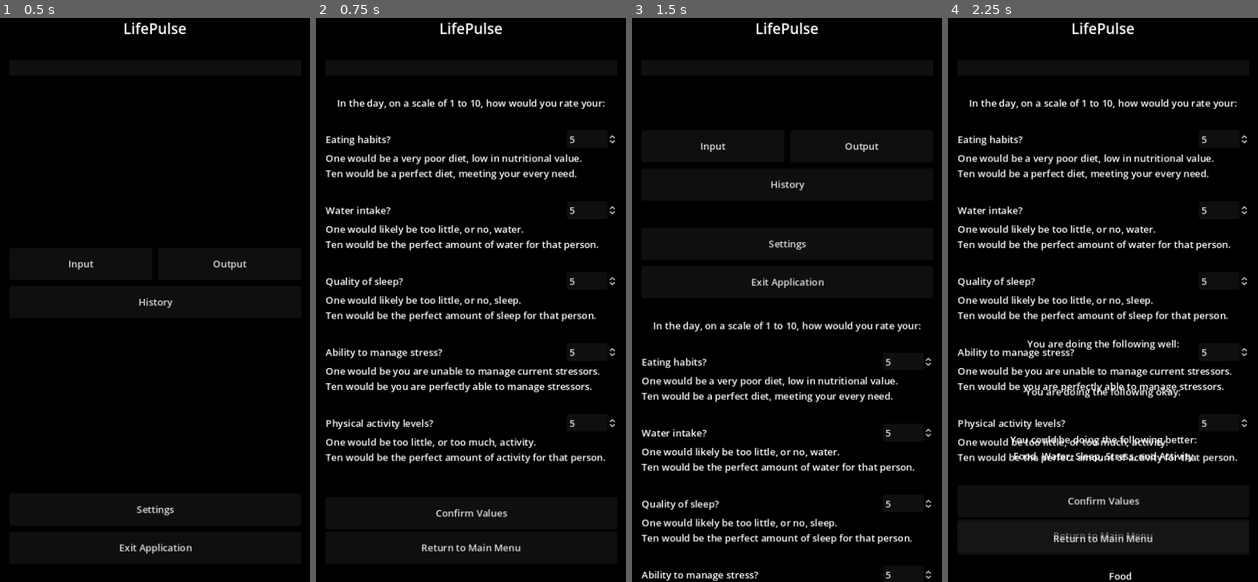
Above: before the commit, frames 1-4 (left to right).
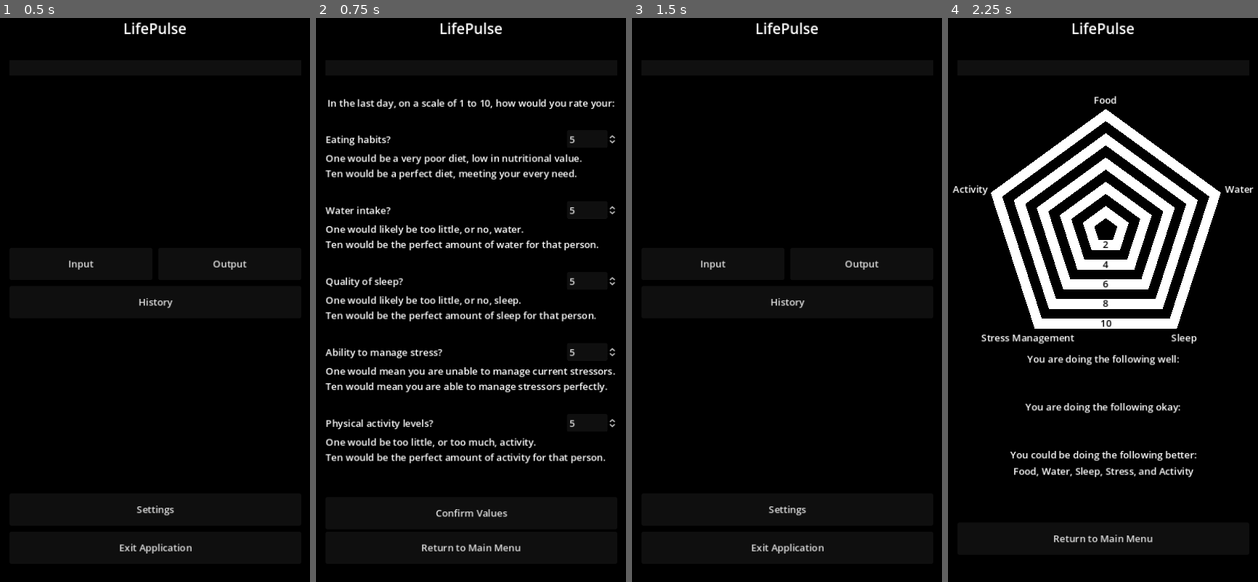
Above: after the commit, the same moments.

Repository: Thorqs/VitaPulsi
Game: Godot game, scene res://control.tscn
Two runs of this game, one before a commit and one after it. Both use one fixed random seed, a clock stepped at 60 frames per second and the inputs below.
Inputs:
- Up to frame 1 (0.5 s): no input
- Up to frame 2 (0.75 s): click "Input" at 0.5 s
- Up to frame 3 (1.5 s): click "Return to Main Menu" at 1.25 s
- Up to frame 4 (2.25 s): click "Output" at 2 s

Frame 1 is identical in both runs. In frame 2, 2.0% of the frame differs, in the area x 3-97%, y 14-67%; in frame 3, 6.3%; in frame 4, 21%, in the area x 1-99%, y 13-100%.

Commit message:
Rewire the buttons
All the buttons work!

Diff:
--- a/History.gd
+++ b/History.gd
@@ -20,7 +20,6 @@
 #func _process(delta):
 #	pass
 
-
-func _on_main_menu_button_pressed():
+func _on_history_return_to_main_pressed():
 	mainMenu.visible = true
 	self.visible = false
--- a/Input.gd
+++ b/Input.gd
@@ -12,11 +12,15 @@
 func _ready():
 	userData = get_node("../History").userData
 
+func _on_return_to_main_button():
+	self.visible = false
+	$"../Main".visible = true
+
 func _on_input_confirm_button_pressed():
-	get_node("Input_Button/Input_Confirm").visible=true
+	get_node("Input Button/Input_Confirm").visible=true
 
 func _on_input_cancel_button_pressed():
-	get_node("Input_Button/Input_Confirm").visible=false
+	get_node("Input Button/Input_Confirm").visible=false
 
 func _on_confirm_input_button_pressed():
 	Food = get_node("HBox_Food/Food_Val").value
@@ -27,4 +31,4 @@
 
 	userData.save_data([Food, Water, Sleep, Stress, Activity])
 
-	get_node("Input_Button/Input_Confirm").visible=false
+	get_node("Input Button/Input_Confirm").visible=false
--- a/Settings.gd
+++ b/Settings.gd
@@ -25,7 +25,6 @@
 	#userData.save_data() # not sure why this is here
 	get_node("Clear_Button/Clear_Confirm").visible=false
 
-
 func _on_return_to_main_button_pressed():
 	mainMenu.visible = true
 	self.visible = false
--- a/control.tscn
+++ b/control.tscn
@@ -60,7 +60,7 @@
 text = "LifePulse"
 horizontal_alignment = 1
 
-[node name="Titles Lower Spacer" type="Control" parent="Panel/HBox/VBox"]
+[node name="Title\'s Spacer" type="Control" parent="Panel/HBox/VBox"]
 custom_minimum_size = Vector2(0, 25)
 layout_mode = 2
 
@@ -136,7 +136,7 @@
 
 [node name="Settings" type="Label" parent="Panel/HBox/VBox/Settings"]
 layout_mode = 2
-text = "- Settings -"
+text = "- Purpose -"
 horizontal_alignment = 1
 
 [node name="Settings Spacer Mid" type="Control" parent="Panel/HBox/VBox/Settings"]
@@ -298,7 +298,7 @@
 layout_mode = 2
 size_flags_horizontal = 3
 size_flags_vertical = 1
-text = "In the day, on a scale of 1 to 10, how would you rate your:"
+text = "In the last day, on a scale of 1 to 10, how would you rate your:"
 horizontal_alignment = 1
 vertical_alignment = 1
 autowrap_mode = 2
@@ -410,8 +410,8 @@
 
 [node name="Stress Label" type="Label" parent="Panel/HBox/VBox/Input"]
 layout_mode = 2
-text = "One would be you are unable to manage current stressors.
-Ten would be you are perfectly able to manage stressors."
+text = "One would mean you are unable to manage current stressors.
+Ten would mean you are able to manage stressors perfectly."
 vertical_alignment = 1
 autowrap_mode = 2
 
@@ -448,18 +448,18 @@
 layout_mode = 2
 size_flags_vertical = 3
 
-[node name="Input_Button" type="Button" parent="Panel/HBox/VBox/Input"]
+[node name="Input Button" type="Button" parent="Panel/HBox/VBox/Input"]
 layout_mode = 2
 text = "Confirm Values"
 icon_alignment = 1
 vertical_icon_alignment = 2
 
-[node name="Input_Confirm" type="Popup" parent="Panel/HBox/VBox/Input/Input_Button"]
+[node name="Input_Confirm" type="Popup" parent="Panel/HBox/VBox/Input/Input Button"]
 title = "Confirm Input"
 initial_position = 1
 size = Vector2i(300, 300)
 
-[node name="Input_Confirm_Panel" type="Panel" parent="Panel/HBox/VBox/Input/Input_Button/Input_Confirm"]
+[node name="Input_Confirm_Panel" type="Panel" parent="Panel/HBox/VBox/Input/Input Button/Input_Confirm"]
 custom_minimum_size = Vector2(300, 300)
 anchors_preset = 8
 anchor_left = 0.5
@@ -473,7 +473,7 @@
 grow_horizontal = 2
 grow_vertical = 2
 
-[node name="VBoxContainer" type="VBoxContainer" parent="Panel/HBox/VBox/Input/Input_Button/Input_Confirm/Input_Confirm_Panel"]
+[node name="VBoxContainer" type="VBoxContainer" parent="Panel/HBox/VBox/Input/Input Button/Input_Confirm/Input_Confirm_Panel"]
 layout_mode = 1
 anchors_preset = 8
 anchor_left = 0.5
@@ -487,10 +487,10 @@
 grow_horizontal = 2
 grow_vertical = 2
 
-[node name="Confirm_Text" type="HBoxContainer" parent="Panel/HBox/VBox/Input/Input_Button/Input_Confirm/Input_Confirm_Panel/VBoxContainer"]
-layout_mode = 2
-
-[node name="Confirm_Label" type="Label" parent="Panel/HBox/VBox/Input/Input_Button/Input_Confirm/Input_Confirm_Panel/VBoxContainer/Confirm_Text"]
+[node name="Confirm_Text" type="HBoxContainer" parent="Panel/HBox/VBox/Input/Input Button/Input_Confirm/Input_Confirm_Panel/VBoxContainer"]
+layout_mode = 2
+
+[node name="Confirm_Label" type="Label" parent="Panel/HBox/VBox/Input/Input Button/Input_Confirm/Input_Confirm_Panel/VBoxContainer/Confirm_Text"]
 layout_mode = 2
 text = "
 You are about to add data.
@@ -503,23 +503,23 @@
 horizontal_alignment = 1
 vertical_alignment = 1
 
-[node name="Confirm_Button_Box" type="HBoxContainer" parent="Panel/HBox/VBox/Input/Input_Button/Input_Confirm/Input_Confirm_Panel/VBoxContainer"]
+[node name="Confirm_Button_Box" type="HBoxContainer" parent="Panel/HBox/VBox/Input/Input Button/Input_Confirm/Input_Confirm_Panel/VBoxContainer"]
 layout_mode = 2
 alignment = 1
 
-[node name="Confirm Button" type="Button" parent="Panel/HBox/VBox/Input/Input_Button/Input_Confirm/Input_Confirm_Panel/VBoxContainer/Confirm_Button_Box"]
+[node name="Confirm Button" type="Button" parent="Panel/HBox/VBox/Input/Input Button/Input_Confirm/Input_Confirm_Panel/VBoxContainer/Confirm_Button_Box"]
 layout_mode = 2
 text = "Confirm"
 
-[node name="Cancel_Button_Box" type="HBoxContainer" parent="Panel/HBox/VBox/Input/Input_Button/Input_Confirm/Input_Confirm_Panel/VBoxContainer"]
+[node name="Cancel_Button_Box" type="HBoxContainer" parent="Panel/HBox/VBox/Input/Input Button/Input_Confirm/Input_Confirm_Panel/VBoxContainer"]
 layout_mode = 2
 alignment = 1
 
-[node name="Cancel Button" type="Button" parent="Panel/HBox/VBox/Input/Input_Button/Input_Confirm/Input_Confirm_Panel/VBoxContainer/Cancel_Button_Box"]
+[node name="Cancel Button" type="Button" parent="Panel/HBox/VBox/Input/Input Button/Input_Confirm/Input_Confirm_Panel/VBoxContainer/Cancel_Button_Box"]
 layout_mode = 2
 text = "Cancel"
 
-[node name="Input Return to Main" type="Button" parent="Panel/HBox/VBox/Input"]
+[node name="Input Main Menu Button" type="Button" parent="Panel/HBox/VBox/Input"]
 layout_mode = 2
 text = "Return to Main Menu"
 icon_alignment = 1
@@ -705,108 +705,54 @@
 anchor_top = 1.0
 anchor_right = 1.0
 anchor_bottom = 1.0
-offset_top = -400.0
+offset_top = -375.0
 grow_horizontal = 2
 grow_vertical = 0
 
 [node name="WYDW_Spacer" type="Label" parent="Panel/HBox/VBox/Output/VBoxContainer"]
 layout_mode = 2
 
-[node name="Question_WYDW" type="HBoxContainer" parent="Panel/HBox/VBox/Output/VBoxContainer"]
-layout_mode = 2
-
-[node name="WYDW_Q_L_Spacer" type="Control" parent="Panel/HBox/VBox/Output/VBoxContainer/Question_WYDW"]
-layout_mode = 2
-size_flags_horizontal = 3
-
-[node name="WYDW_Q_Label" type="Label" parent="Panel/HBox/VBox/Output/VBoxContainer/Question_WYDW"]
+[node name="WYDW_Q_Label" type="Label" parent="Panel/HBox/VBox/Output/VBoxContainer"]
 layout_mode = 2
 text = "You are doing the following well:"
-
-[node name="WYDW_Q_R_Spacer" type="Control" parent="Panel/HBox/VBox/Output/VBoxContainer/Question_WYDW"]
-layout_mode = 2
-size_flags_horizontal = 3
-
-[node name="Answer_WYDW" type="HBoxContainer" parent="Panel/HBox/VBox/Output/VBoxContainer"]
-layout_mode = 2
-
-[node name="WYDW_A_L_Spacer" type="Control" parent="Panel/HBox/VBox/Output/VBoxContainer/Answer_WYDW"]
-layout_mode = 2
-size_flags_horizontal = 3
-
-[node name="WYDW_A_Label" type="Label" parent="Panel/HBox/VBox/Output/VBoxContainer/Answer_WYDW"]
-layout_mode = 2
-
-[node name="WYDW_A_R_Spacer" type="Control" parent="Panel/HBox/VBox/Output/VBoxContainer/Answer_WYDW"]
-layout_mode = 2
-size_flags_horizontal = 3
+horizontal_alignment = 1
+vertical_alignment = 1
+
+[node name="WYDW_A_Label" type="Label" parent="Panel/HBox/VBox/Output/VBoxContainer"]
+layout_mode = 2
+horizontal_alignment = 1
+vertical_alignment = 1
 
 [node name="WYDW_Spacer2" type="Label" parent="Panel/HBox/VBox/Output/VBoxContainer"]
 layout_mode = 2
 
-[node name="Question_WYDOK" type="HBoxContainer" parent="Panel/HBox/VBox/Output/VBoxContainer"]
-layout_mode = 2
-
-[node name="WYDOK_Q_L_Spacer" type="Control" parent="Panel/HBox/VBox/Output/VBoxContainer/Question_WYDOK"]
-layout_mode = 2
-size_flags_horizontal = 3
-
-[node name="WYDOK_Q_Label" type="Label" parent="Panel/HBox/VBox/Output/VBoxContainer/Question_WYDOK"]
+[node name="WYDOK_Q_Label" type="Label" parent="Panel/HBox/VBox/Output/VBoxContainer"]
 layout_mode = 2
 text = "You are doing the following okay:"
-
-[node name="WYDOK_Q_R_Spacer" type="Control" parent="Panel/HBox/VBox/Output/VBoxContainer/Question_WYDOK"]
-layout_mode = 2
-size_flags_horizontal = 3
-
-[node name="Answer_WYDOK" type="HBoxContainer" parent="Panel/HBox/VBox/Output/VBoxContainer"]
-layout_mode = 2
-
-[node name="WYDOK_A_L_Spacer" type="Control" parent="Panel/HBox/VBox/Output/VBoxContainer/Answer_WYDOK"]
-layout_mode = 2
-size_flags_horizontal = 3
-
-[node name="WYDOK_A_Label" type="Label" parent="Panel/HBox/VBox/Output/VBoxContainer/Answer_WYDOK"]
-layout_mode = 2
-
-[node name="WYDOK_A_R_Spacer" type="Control" parent="Panel/HBox/VBox/Output/VBoxContainer/Answer_WYDOK"]
-layout_mode = 2
-size_flags_horizontal = 3
+horizontal_alignment = 1
+vertical_alignment = 1
+
+[node name="WYDOK_A_Label" type="Label" parent="Panel/HBox/VBox/Output/VBoxContainer"]
+layout_mode = 2
+horizontal_alignment = 1
+vertical_alignment = 1
 
 [node name="WYDOK_Spacer" type="Label" parent="Panel/HBox/VBox/Output/VBoxContainer"]
 layout_mode = 2
 
-[node name="Question_WYDP" type="HBoxContainer" parent="Panel/HBox/VBox/Output/VBoxContainer"]
-layout_mode = 2
-
-[node name="WYDP_Q_L_Spacer" type="Control" parent="Panel/HBox/VBox/Output/VBoxContainer/Question_WYDP"]
-layout_mode = 2
-size_flags_horizontal = 3
-
-[node name="WYDP_Q_Label" type="Label" parent="Panel/HBox/VBox/Output/VBoxContainer/Question_WYDP"]
+[node name="WYDP_Q_Label" type="Label" parent="Panel/HBox/VBox/Output/VBoxContainer"]
 layout_mode = 2
 text = "You could be doing the following better:"
-
-[node name="WYDP_Q_R_Spacer" type="Control" parent="Panel/HBox/VBox/Output/VBoxContainer/Question_WYDP"]
-layout_mode = 2
-size_flags_horizontal = 3
-
-[node name="Answer_WYDP" type="HBoxContainer" parent="Panel/HBox/VBox/Output/VBoxContainer"]
-layout_mode = 2
-
-[node name="WYDP_A_L_Spacer" type="Control" parent="Panel/HBox/VBox/Output/VBoxContainer/Answer_WYDP"]
-layout_mode = 2
-size_flags_horizontal = 3
-
-[node name="WYDP_A_Label" type="Label" parent="Panel/HBox/VBox/Output/VBoxContainer/Answer_WYDP"]
-layout_mode = 2
-
-[node name="WYDP_A_R_Spacer" type="Control" parent="Panel/HBox/VBox/Output/VBoxContainer/Answer_WYDP"]
-layout_mode = 2
-size_flags_horizontal = 3
+horizontal_alignment = 1
+vertical_alignment = 1
+
+[node name="WYDP_A_Label" type="Label" parent="Panel/HBox/VBox/Output/VBoxContainer"]
+layout_mode = 2
+horizontal_alignment = 1
+vertical_alignment = 1
 
 [node name="WYDP_Spacer" type="Label" parent="Panel/HBox/VBox/Output/VBoxContainer"]
-custom_minimum_size = Vector2(0, 90)
+custom_minimum_size = Vector2(0, 65)
 layout_mode = 2
 
 [node name="Output Return to Main" type="Button" parent="Panel/HBox/VBox/Output/VBoxContainer"]
@@ -833,10 +779,10 @@
 [connection signal="pressed" from="Panel/HBox/VBox/Settings/Clear_Button/Clear_Confirm/Clear_Confirm_Panel/VBoxContainer/Confirm_Button_Box/Confirm Button" to="Panel/HBox/VBox/Output" method="update_output"]
 [connection signal="pressed" from="Panel/HBox/VBox/Settings/Clear_Button/Clear_Confirm/Clear_Confirm_Panel/VBoxContainer/Cancel_Button_Box/Cancel Button" to="Panel/HBox/VBox/Settings" method="_on_clear_cancel_button_pressed"]
 [connection signal="pressed" from="Panel/HBox/VBox/Settings/Settings Return to Main" to="Panel/HBox/VBox/Settings" method="_on_return_to_main_button_pressed"]
-[connection signal="pressed" from="Panel/HBox/VBox/History/History Return to Main" to="Panel/HBox/VBox/Settings" method="_on_return_to_main_button_pressed"]
-[connection signal="pressed" from="Panel/HBox/VBox/Input/Input_Button" to="Panel/HBox/VBox/Input" method="_on_input_confirm_button_pressed"]
-[connection signal="pressed" from="Panel/HBox/VBox/Input/Input_Button/Input_Confirm/Input_Confirm_Panel/VBoxContainer/Confirm_Button_Box/Confirm Button" to="Panel/HBox/VBox/Input" method="_on_confirm_input_button_pressed"]
-[connection signal="pressed" from="Panel/HBox/VBox/Input/Input_Button/Input_Confirm/Input_Confirm_Panel/VBoxContainer/Confirm_Button_Box/Confirm Button" to="Panel/HBox/VBox/Output" method="update_output"]
-[connection signal="pressed" from="Panel/HBox/VBox/Input/Input_Button/Input_Confirm/Input_Confirm_Panel/VBoxContainer/Cancel_Button_Box/Cancel Button" to="Panel/HBox/VBox/Input" method="_on_input_cancel_button_pressed"]
-[connection signal="pressed" from="Panel/HBox/VBox/Input/Input Return to Main" to="Panel/HBox/VBox/Settings" method="_on_return_to_main_button_pressed"]
-[connection signal="pressed" from="Panel/HBox/VBox/Output/VBoxContainer/Output Return to Main" to="Panel/HBox/VBox/Settings" method="_on_return_to_main_button_pressed"]
+[connection signal="pressed" from="Panel/HBox/VBox/History/History Return to Main" to="Panel/HBox/VBox/History" method="_on_history_return_to_main_pressed"]
+[connection signal="pressed" from="Panel/HBox/VBox/Input/Input Button" to="Panel/HBox/VBox/Input" method="_on_input_confirm_button_pressed"]
+[connection signal="pressed" from="Panel/HBox/VBox/Input/Input Button/Input_Confirm/Input_Confirm_Panel/VBoxContainer/Confirm_Button_Box/Confirm Button" to="Panel/HBox/VBox/Input" method="_on_confirm_input_button_pressed"]
+[connection signal="pressed" from="Panel/HBox/VBox/Input/Input Button/Input_Confirm/Input_Confirm_Panel/VBoxContainer/Confirm_Button_Box/Confirm Button" to="Panel/HBox/VBox/Output" method="update_output"]
+[connection signal="pressed" from="Panel/HBox/VBox/Input/Input Button/Input_Confirm/Input_Confirm_Panel/VBoxContainer/Cancel_Button_Box/Cancel Button" to="Panel/HBox/VBox/Input" method="_on_input_cancel_button_pressed"]
+[connection signal="pressed" from="Panel/HBox/VBox/Input/Input Main Menu Button" to="Panel/HBox/VBox/Input" method="_on_return_to_main_button"]
+[connection signal="pressed" from="Panel/HBox/VBox/Output/VBoxContainer/Output Return to Main" to="Panel/HBox/VBox/Output" method="_on_output_return_to_main_pressed"]
--- a/radar_display.gd
+++ b/radar_display.gd
@@ -17,7 +17,7 @@
 var WYDOK_label: Label
 var WYDP_label: Label
 
-const radar_offset = Vector2(270, 250)
+const radar_offset = Vector2(245, 250)
 const radar_scaling = 20
 
 # corners of identity pentagons
@@ -50,9 +50,9 @@
 	ring_labels.append(get_node("8"))
 	ring_labels.append(get_node("10"))
 
-	WYDW_label = get_node("VBoxContainer/Answer_WYDW/WYDW_A_Label")
-	WYDOK_label = get_node("VBoxContainer/Answer_WYDOK/WYDOK_A_Label")
-	WYDP_label = get_node("VBoxContainer/Answer_WYDP/WYDP_A_Label")
+	WYDW_label = get_node("VBoxContainer/WYDW_A_Label")
+	WYDOK_label = get_node("VBoxContainer/WYDOK_A_Label")
+	WYDP_label = get_node("VBoxContainer/WYDP_A_Label")
 
 	# make sure they are in the corect position
 	for i in range (1, 11):
@@ -179,3 +179,8 @@
 	activity_quad.polygon[0] = activity_peak
 	activity_quad.polygon[1] = (activity_peak + food_peak)/4
 	activity_quad.polygon[3] = (activity_peak + stress_peak)/4
+
+
+func _on_output_return_to_main_pressed():
+	self.visible = false
+	$"../Main".visible = true
